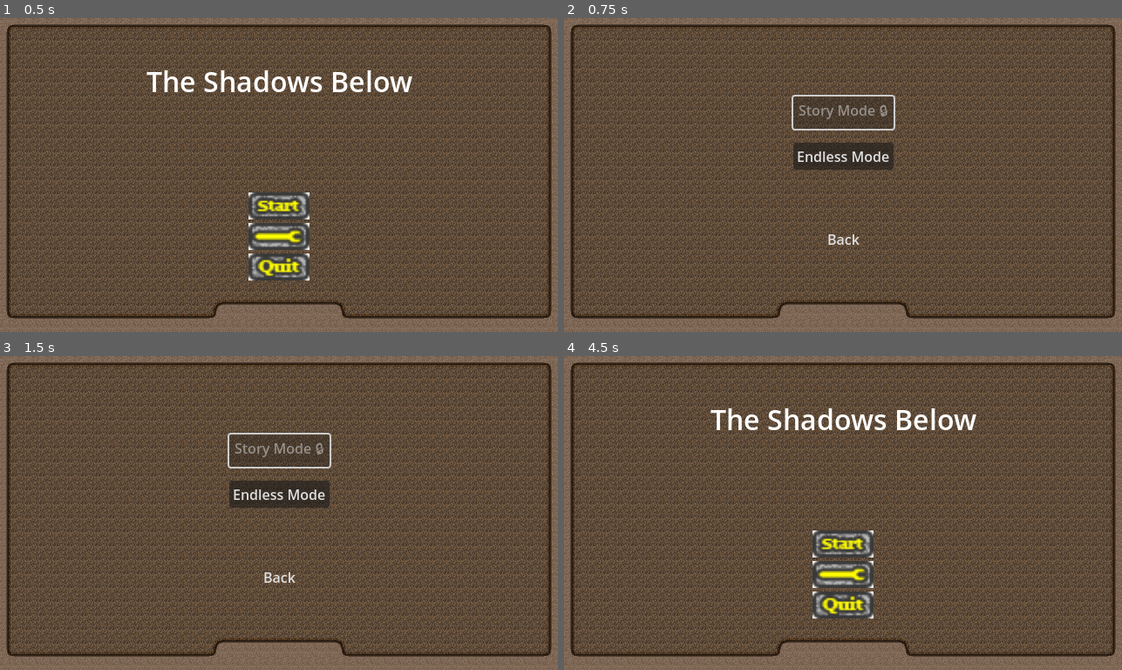
Above: before the commit, frames 1-4 (two rows, left to right).
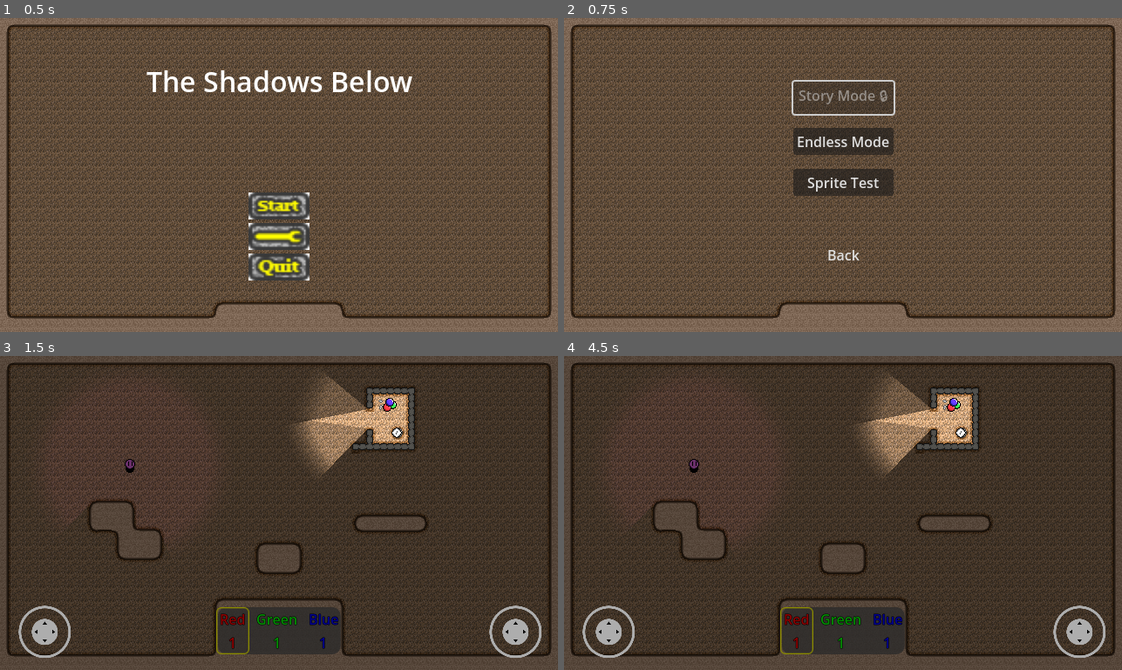
Above: after the commit, the same moments.

Repository: Degenerate-Games/shadows-below
Game: Godot game, scene res://scenes/menus/main_menu.tscn
The game is run twice, just before and just after one commit, with the same random seed, the same clock (stepped at 60 frames per second) and the same inputs.
Inputs (mouse positions are in pixels of both pictures, inside the frame that each line leads up to):
- Up to frame 1 (0.5 s): no input
- Up to frame 2 (0.75 s): click (843, 206) at 0.5 s
- Up to frame 3 (1.5 s): click (279, 519) at 1.25 s, where only the run after the commit has a clickable "Sprite Test"
- Up to frame 4 (4.5 s): click (843, 544) at 2.02 s; click (843, 494) at 2.75 s, where only the run before the commit has a clickable "Endless Mode"; click (843, 494) at 3.5 s, where only the run before the commit has a clickable "Endless Mode"; click (843, 575) at 4.25 s, where only the run before the commit has a clickable "Back"

Frame 1 is identical in both runs. In frame 2, 4.2% of the frame differs, in the area x 40-60%, y 19-78%; in frame 3, 68%; in frame 4, 71%, in the area x 0-100%, y 0-100%.

Commit message:
Add sprite test button and properly link endless mode

Diff:
--- a/scenes/menus/mode_select.tscn
+++ b/scenes/menus/mode_select.tscn
@@ -68,6 +68,12 @@
 [node name="Spacer3" type="Control" parent="VBoxContainer"]
 layout_mode = 2
 
+[node name="Sprite Test" type="Button" parent="VBoxContainer"]
+layout_mode = 2
+focus_neighbor_top = NodePath("../StoryButton")
+focus_neighbor_bottom = NodePath("../BackButton")
+text = "Sprite Test"
+
 [node name="Spacer4" type="Control" parent="VBoxContainer"]
 layout_mode = 2
 
@@ -113,4 +119,5 @@
 
 [connection signal="pressed" from="VBoxContainer/StoryButton" to="." method="_on_story_button_pressed"]
 [connection signal="pressed" from="VBoxContainer/EndlessButton" to="." method="_on_endless_button_pressed"]
+[connection signal="pressed" from="VBoxContainer/Sprite Test" to="." method="_on_sprite_test_pressed"]
 [connection signal="pressed" from="VBoxContainer/BackButton" to="." method="_on_back_button_pressed"]
--- a/scripts/menus/mode_select.gd
+++ b/scripts/menus/mode_select.gd
@@ -10,8 +10,11 @@
 
 
 func _on_endless_button_pressed():
-	get_tree().change_scene_to_file("res://scenes/sprite_Test.tscn")
+	get_tree().change_scene_to_file("res://scenes/levels/endless.tscn")
 
+
+func _on_sprite_test_pressed():
+	get_tree().change_scene_to_file("res://scenes/levels/sprite_Test.tscn")
 
 func _on_back_button_pressed():
 	get_parent().get_node("VBoxContainer").get_node("StartButton").grab_focus()
